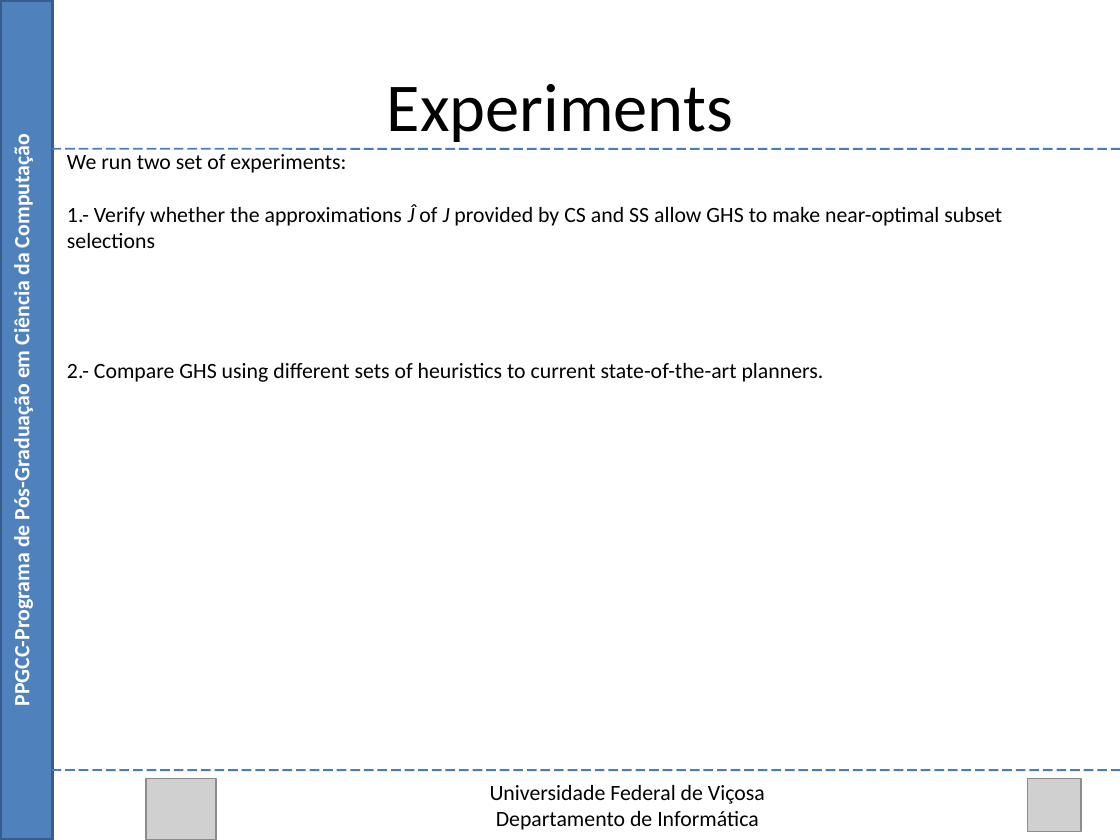
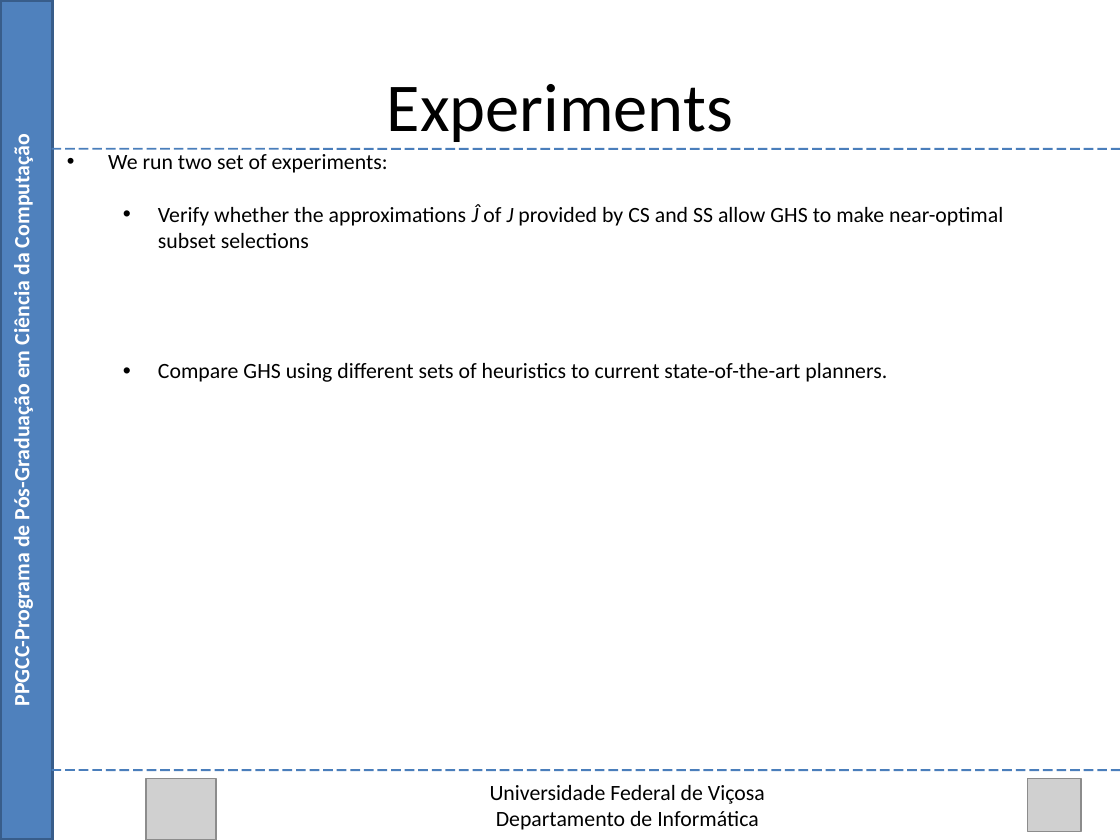
Before and after one commit to Marvinsky/research-marvin, a slide deck: slide 36 of latex/odp/selection heuristics.odp. Drawn at 1120x840 pixels with LibreOffice and Linux fonts; fonts in the diff are those of the drawing; grey boxes stand for pictures. Boxes give left, top, right and bottom in pixels: in the first picture for what was removed or moved away, otherwise in the second. Text is boxed around its words. In the diff, an @@ line names an element or a change of style, - is before the commit and + after.

```diff
--- a/latex/odp/selection heuristics.odp
+++ b/latex/odp/selection heuristics.odp
@@ text at bbox=[108, 154, 388, 173]: bullet none to • @@
@@ text at bbox=[158, 204, 1003, 382]: text changed @@
-1.- Verify whether the approximations Ĵ of J provided by CS and SS allow GHS to make near-optimal subset selections
-2.- Compare GHS using different sets of heuristics to current state-of-the-art planners.
+  • Verify whether the approximations Ĵ of J provided by CS and SS allow GHS to make near-optimal subset selections
+  • Compare GHS using different sets of heuristics to current state-of-the-art planners.
```
Also in this commit, not shown: 4 other slides changed, 1 slide added, 1 other file.
